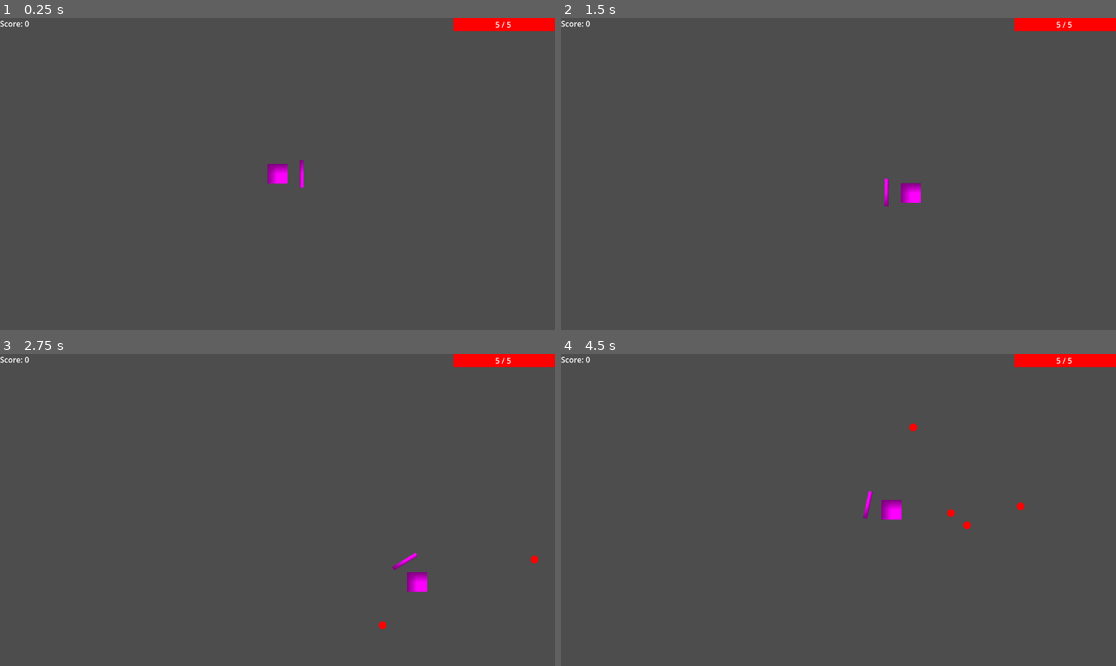
Above: before the commit, frames 1-4 (two rows, left to right).
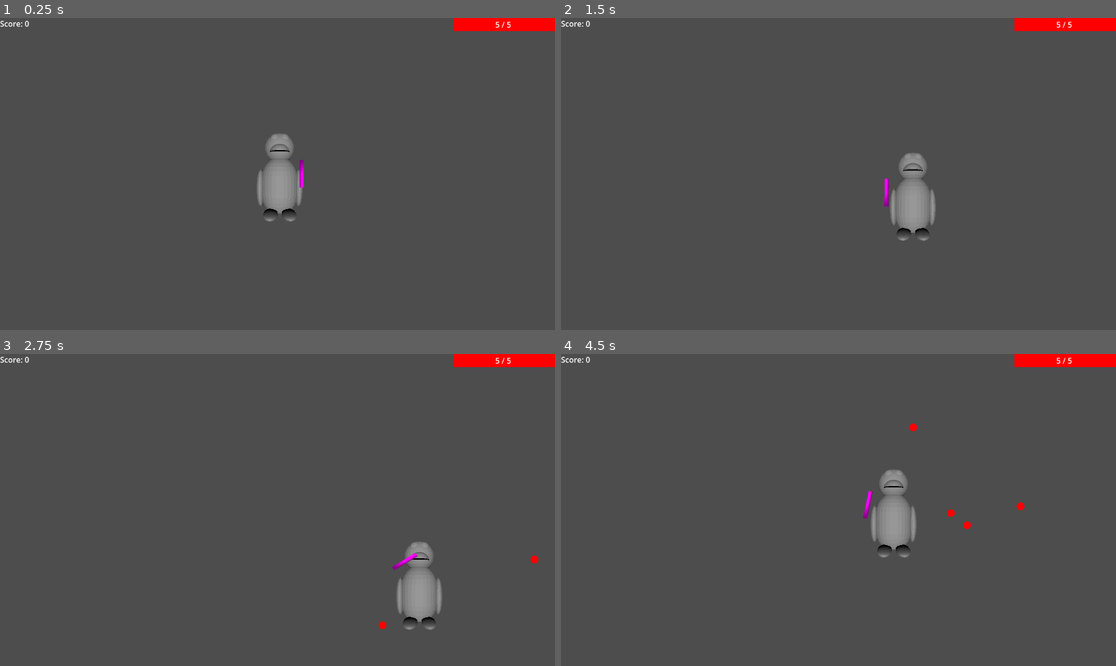
Above: after the commit, the same moments.

Repository: Turbulentt/blocking-game
Game: Godot game, scene res://scenes/player.tscn
The game is run twice, just before and just after one commit, with the same random seed, the same clock (stepped at 60 frames per second) and the same inputs.
Inputs (mouse positions are in pixels of both pictures, inside the frame that each line leads up to):
- Up to frame 1 (0.25 s): no input
- Up to frame 2 (1.5 s): tap Enter at 0.5 s; move the mouse to (960, 158) at 0.52 s; hold Right (ui_right) 0.53-1.28 s; move the mouse to (727, 189) at 1.27 s; hold Down (ui_down) from 1.28 s (still down)
- Up to frame 3 (2.75 s): move the mouse to (333, 441) at 2.02 s; release Down (ui_down) at 2.03 s; hold Right (ui_right) from 2.03 s (still down)
- Up to frame 4 (4.5 s): move the mouse to (810, 572) at 2.77 s; release Right (ui_right) at 2.78 s; hold Up (ui_up) 2.78-3.53 s; move the mouse to (1005, 556) at 3.52 s; hold Left (ui_left) from 3.53 s (still down); move the mouse to (672, 463) at 4.27 s

The runs differ from the first frame. In frame 1, 1.5% of the frame differs, in the area x 46-55%, y 37-66%; in frame 2, 1.5%; in frame 3, 1.5%; in frame 4, 1.5%, in the area x 55-64%, y 37-66%.

Commit message:
attempted 3d player. working MINIMALLY

Diff:
--- /dev/null
+++ b/scenes/ducks.tscn
@@ -0,0 +1,13 @@
+[gd_scene format=3 uid="uid://dnpu64hfvpjgn"]
+
+[ext_resource type="ArrayMesh" uid="uid://byerph1f3yfii" path="res://data/Asher.obj" id="1_i8rek"]
+
+[node name="Ducks" type="Node3D" unique_id=1046271643]
+
+[node name="Camera3D" type="Camera3D" parent="." unique_id=1083310420]
+
+[node name="DirectionalLight3D" type="DirectionalLight3D" parent="." unique_id=585445398]
+
+[node name="MeshInstance3D" type="MeshInstance3D" parent="." unique_id=1805926160]
+transform = Transform3D(-2.6226832e-10, -0.006, -7.154929e-11, 0, 7.154929e-11, -0.006, 0.006, -2.6226832e-10, -3.1275184e-18, 0.46311456, 0.5503812, -1.8158538)
+mesh = ExtResource("1_i8rek")
--- a/scenes/player.tscn
+++ b/scenes/player.tscn
@@ -6,8 +6,10 @@
 [ext_resource type="PackedScene" uid="uid://bcequxjkiplrg" path="res://scenes/enemy.tscn" id="4_dqkch"]
 [ext_resource type="Script" uid="uid://bwhg872tig3tw" path="res://scripts/ui.gd" id="5_qlg0r"]
 [ext_resource type="Script" uid="uid://yjlan0cbdqgl" path="res://scripts/wave_generation.gd" id="5_tuyoq"]
+[ext_resource type="PackedScene" uid="uid://dnpu64hfvpjgn" path="res://scenes/ducks.tscn" id="7_fjrip"]
 
-[sub_resource type="PlaceholderTexture2D" id="PlaceholderTexture2D_g2els"]
+[sub_resource type="ViewportTexture" id="ViewportTexture_smehm"]
+viewport_path = NodePath("SubViewport")
 
 [sub_resource type="PlaceholderTexture2D" id="PlaceholderTexture2D_qhqgy"]
 
@@ -25,8 +27,7 @@
 
 [node name="Sprite2D" type="Sprite2D" parent="." unique_id=1395084814]
 rotation = 3.1415925
-scale = Vector2(42.92386, 41)
-texture = SubResource("PlaceholderTexture2D_g2els")
+texture = SubResource("ViewportTexture_smehm")
 
 [node name="Shield" type="Area2D" parent="." unique_id=241480938]
 script = ExtResource("2_g2els")
@@ -73,3 +74,8 @@
 offset_top = 2.0
 offset_right = 127.0
 offset_bottom = 25.0
+
+[node name="SubViewport" type="SubViewport" parent="." unique_id=997385646]
+transparent_bg = true
+
+[node name="Ducks" parent="SubViewport" unique_id=1046271643 instance=ExtResource("7_fjrip")]
--- /dev/null
+++ b/scripts/ducks.gd
@@ -0,0 +1,4 @@
+extends Node3D
+
+func _process(delta: float) -> void:
+	rotate_x(delta * 1)  # Rotates 10 radian per second
Not shown, added: data/Asher.obj
Not shown, added: data/Asher.obj.import
Not shown, added: scripts/ducks.gd.uid
